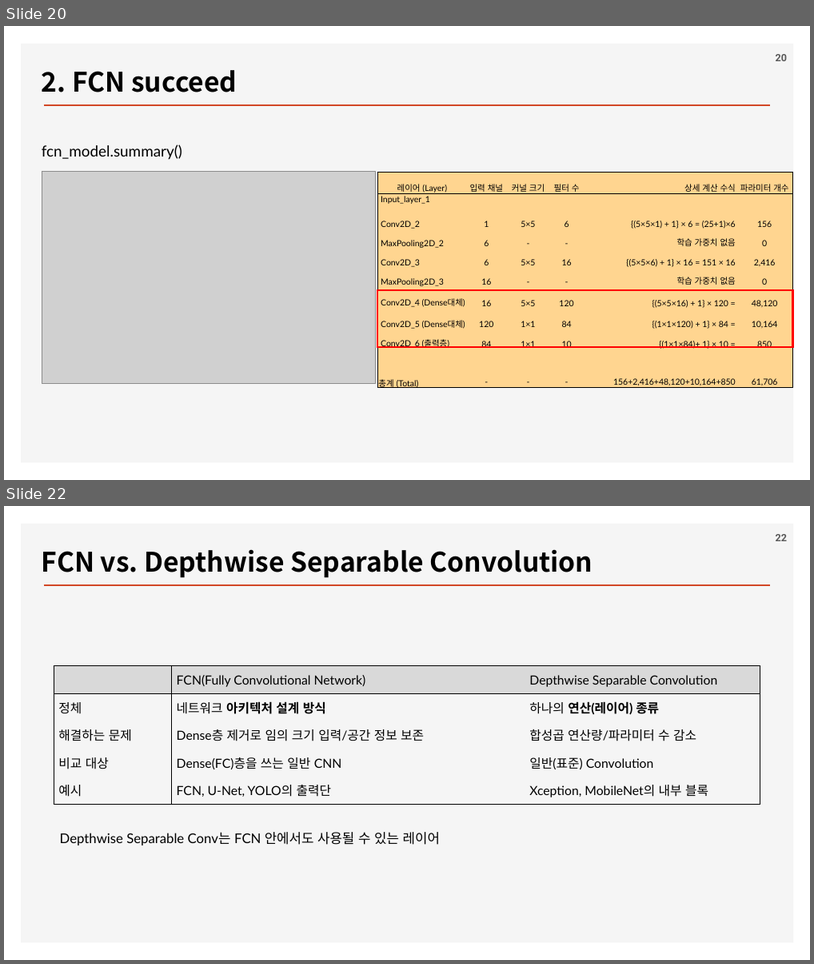
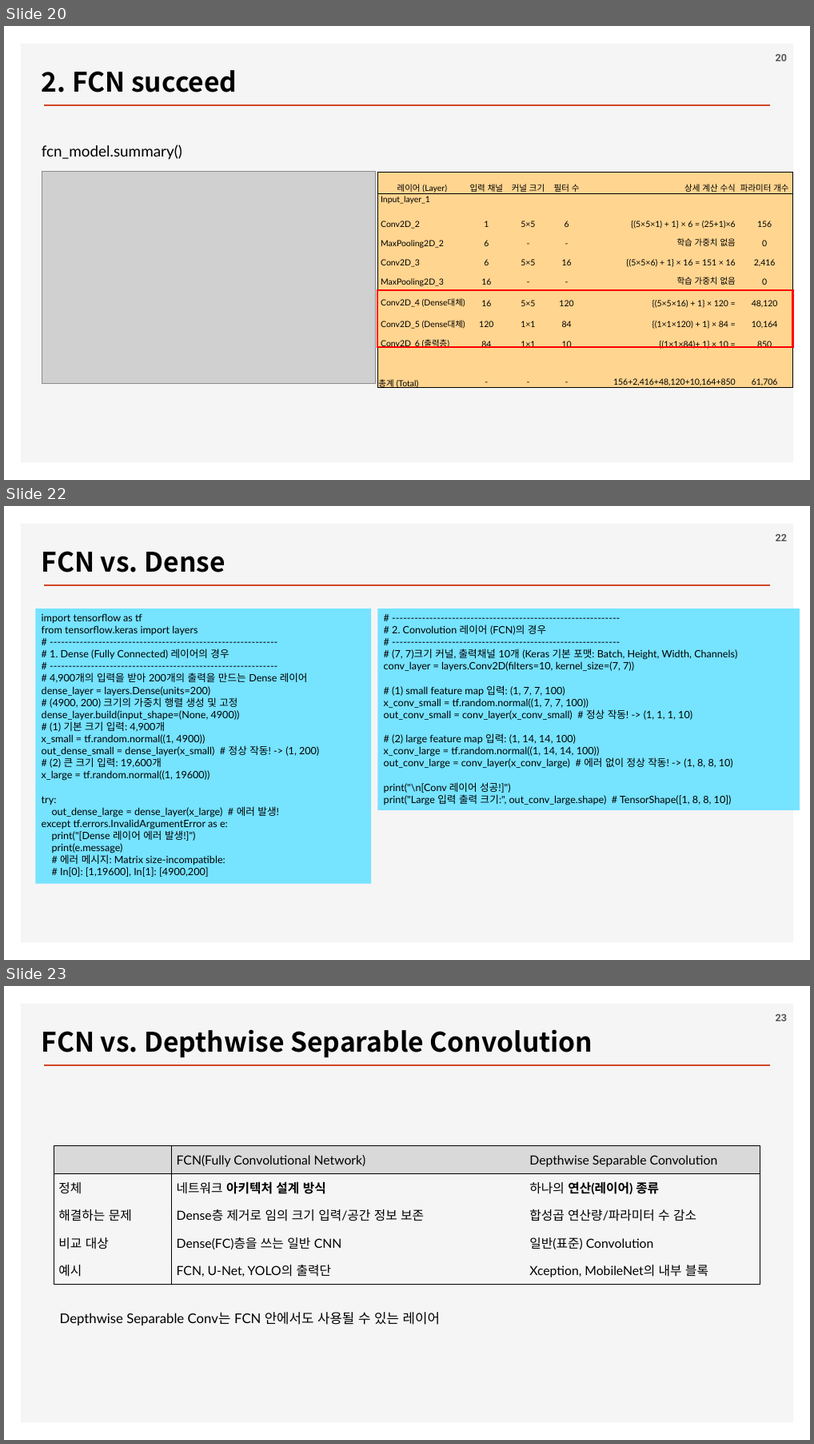
Before and after one commit to ancestor9/2026_Fall_Deep-Learning-with-Python, a slide deck: Chapter 11 Image segmentation.pptx. Shown one above the other, each under a label of ours: slides 20 and 22 before the commit, slides 20, 22 and 23 after it; the slides between them are not shown. The pictures are 814x964 and 814x1444 pixels, drawn with LibreOffice and Linux fonts; fonts in the diff are those of the drawing; grey boxes stand for pictures; background and template pictures are left out. Boxes give left, top, right and bottom in pixels: in the first picture for what was removed or moved away, otherwise in the second. Text is boxed around its words. In the diff, an @@ line names an element or a change of style, - is before the commit and + after.

```diff
--- a/Chapter 11 Image segmentation.pptx
+++ b/Chapter 11 Image segmentation.pptx
@@ slide 22 added at (4,506,810,960), background #FFFFFF; not listed: 2 template elements that a slide beside it also shows @@
@@ text added at (42,551,226,572), 32 pt, text #000000, bold @@
+FCN vs. Dense
@@ page number added at (776,534,787,541), 12 pt, text #595959, bold @@
+22
@@ rectangle added at (35,608,371,883), fill #76E3FF, 12 pt, text #000000 @@
+import tensorflow as tf
+from tensorflow.keras import layers
+# -------------------------------------------------------------
+# 1. Dense (Fully Connected) 레이어의 경우
+# -------------------------------------------------------------
+# 4,900개의 입력을 받아 200개의 출력을 만드는 Dense 레이어
+dense_layer = layers.Dense(units=200)
+# (4900, 200) 크기의 가중치 행렬 생성 및 고정
+dense_layer.build(input_shape=(None, 4900))
+# (1) 기본 크기 입력: 4,900개
+x_small = tf.random.normal((1, 4900))
+out_dense_small = dense_layer(x_small) # 정상 작동! -> (1, 200)
+# (2) 큰 크기 입력: 19,600개
+x_large = tf.random.normal((1, 19600))
+try:
+out_dense_large = dense_layer(x_large) # 에러 발생!
+except tf.errors.InvalidArgumentError as e:
+print("[Dense 레이어 에러 발생!]")
+print(e.message)
+# 에러 메시지: Matrix size-incompatible:
+# In[0]: [1,19600], In[1]: [4900,200]
@@ rectangle added at (378,608,800,810), fill #76E3FF, 12 pt, text #000000 @@
+# -------------------------------------------------------------
+# 2. Convolution 레이어 (FCN)의 경우
+# -------------------------------------------------------------
+# (7, 7)크기 커널, 출력채널 10개 (Keras 기본 포맷: Batch, Height, Width, Channels)
+conv_layer = layers.Conv2D(filters=10, kernel_size=(7, 7))
+# (1) small feature map 입력: (1, 7, 7, 100)
+x_conv_small = tf.random.normal((1, 7, 7, 100))
+out_conv_small = conv_layer(x_conv_small) # 정상 작동! -> (1, 1, 1, 10)
+# (2) large feature map 입력: (1, 14, 14, 100)
+x_conv_large = tf.random.normal((1, 14, 14, 100))
+out_conv_large = conv_layer(x_conv_large) # 에러 없이 정상 작동! -> (1, 8, 8, 10)
+print("\n[Conv 레이어 성공!]")
+print("Large 입력 출력 크기:", out_conv_large.shape) # TensorShape([1, 8, 8, 10])
@@ what was slide 22 is now slide 23 @@
```
Also in this commit, not shown: 1 slide changed, 1 other file.
